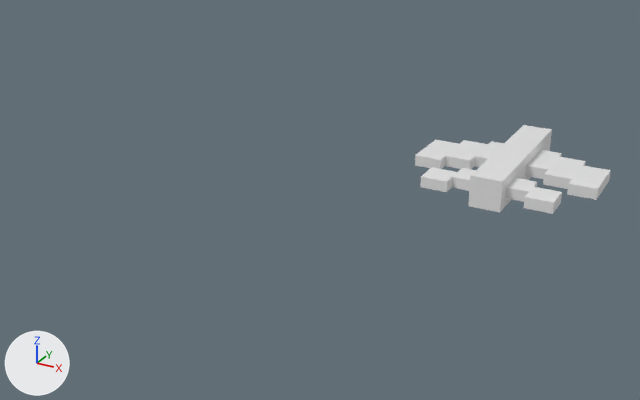
The Blender file Assets/Assets/Meshes/Blender/models.blend: old version first, new version second.
One viewpoint serves both versions: a camera (50 mm lens) standing at (9.6, -33.9, 13.5) and looking at (-5.6, -6.3, -0.2). Every picture has the same lights, and +X, +Y and +Z are marked at lower left.
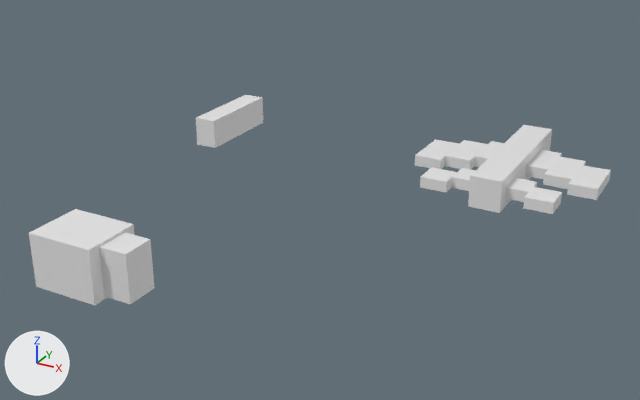
Pixel boxes (x1, y1, x2, y2) of what changed, in the pictures (640 x 400 px):
'Cube', rescaled
    both: (415, 125, 611, 214)
'Cube.001', added
    after: (29, 209, 155, 305)
'Projectile', added
    after: (196, 95, 263, 148)

Diff of the bpy script that builds the scene:
```diff
--- a/Assets/Assets/Meshes/Blender/models.blend.py
+++ b/Assets/Assets/Meshes/Blender/models.blend.py
@@ me_cube_002 @@
+me_cube_002.from_pydata([(-1.0, -1.0, -1.0), (-1.0, -1.0, 1.0), (-1.0, 1.0, -1.0), (-1.0, 1.0, 1.0), (1.0, -0.56, -0.9), (1.0, -0.56, 0.9), (1.0, 0.56, -0.9), (1.0, 0.56, 0.9), (1.0, 1.0, 1.0), (1.0, 1.0, -1.0), (1.0, -1.0, -1.0), (1.0, -1.0, 1.0), (1.84, 0.56, 0.9), (1.84, 0.56, -0.9), (1.84, -0.56, -0.9), (1.84, -0.56, 0.9)], [], [(0, 1, 3, 2), (2, 3, 8, 9), (6, 7, 12, 13), (10, 11, 1, 0), (2, 9, 10, 0), (8, 3, 1, 11), (7, 6, 9, 8), (6, 4, 10, 9), (5, 7, 8, 11), (4, 5, 11, 10), (13, 12, 15, 14), (5, 4, 14, 15), (4, 6, 13, 14), (7, 5, 15, 12)])
@@ me_cube_001 @@
+me_cube_001.from_pydata(...)  # a box spanning x -1.0..1.0, y -1.0..1.0, z -1.0..1.0
@@ ob_cube @@
 ob_cube.location = (0.0, 0.21, 0.0)
-ob_cube.scale = (0.641, 1.15, 0.228)
+ob_cube.scale = (0.642, 1.17, 0.229)
@@ ob_cube_001 @@
+ob_cube_001 = bpy.data.objects.new('Cube.001', me_cube_002)
+ob_cube_001.location = (-10.0, -14.54, -0.04)
+ob_cube_001.scale = (1.28, 1.09, 1.0)
@@ ob_projectile @@
+ob_projectile = bpy.data.objects.new('Projectile', me_cube_001)
+ob_projectile.location = (-13.6, -0.55, 0.0)
+ob_projectile.scale = (0.5, 2.08, 0.65)
```
